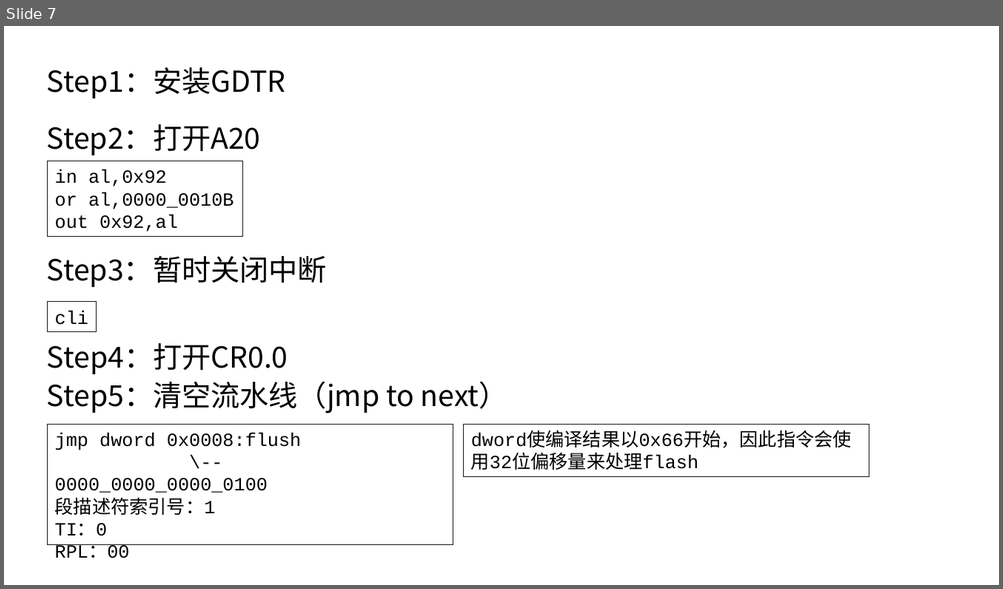
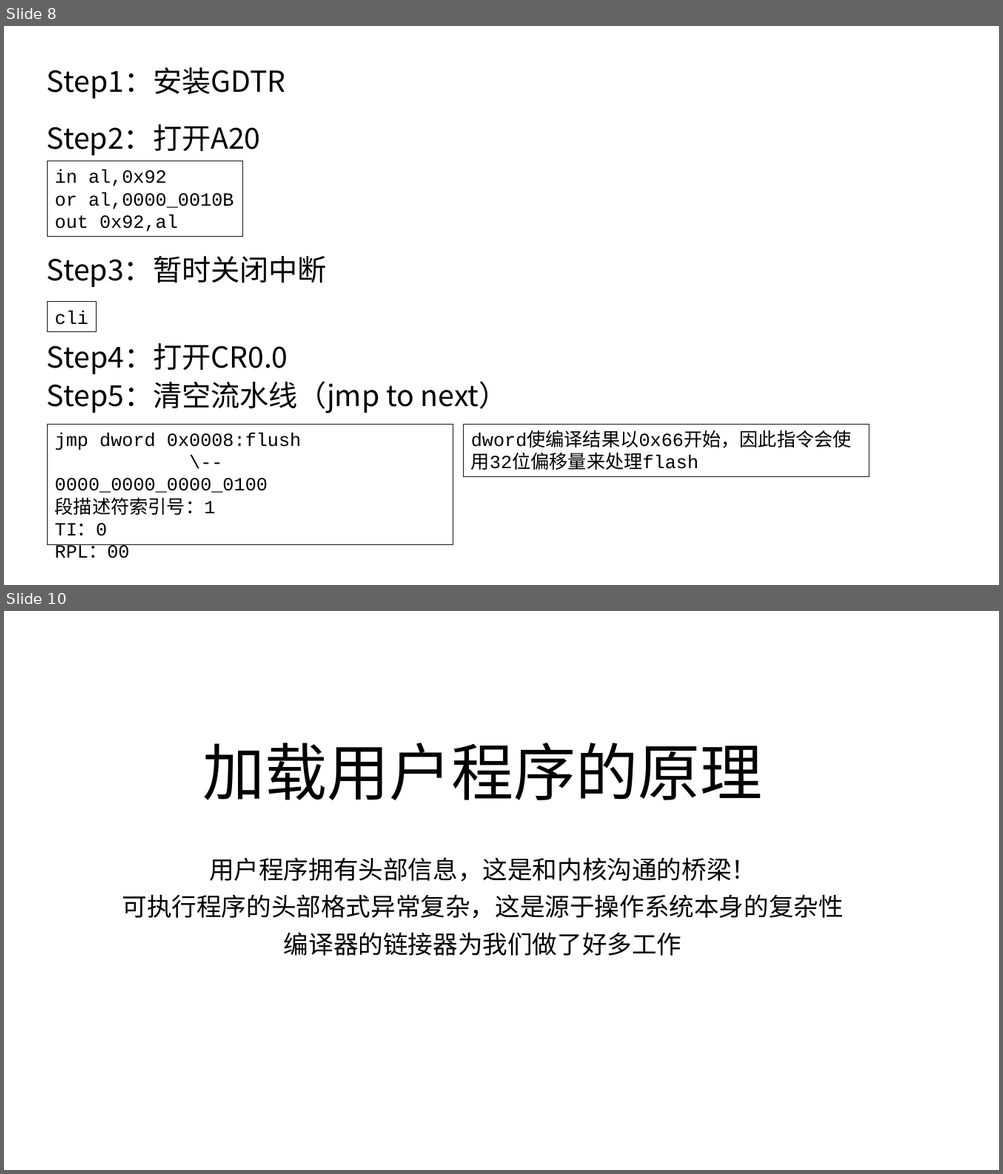
Before and after one commit to at0x7c00/mykernel, a slide deck: ppts/x86.pptx. Shown one above the other, each under a label of ours: slide 7 before the commit, slides 8 and 10 after it; the slides between them are not shown. The pictures are 1003x589 and 1003x1174 pixels, drawn with LibreOffice and Linux fonts; fonts in the diff are those of the drawing. Boxes give left, top, right and bottom in pixels: in the first picture for what was removed or moved away, otherwise in the second. Text is boxed around its words. In the diff, an @@ line names an element or a change of style, - is before the commit and + after.

```diff
--- a/ppts/x86.pptx
+++ b/ppts/x86.pptx
@@ slide 10 added at (4, 611, 999, 1170), background #FFFFFF @@
@@ text added at (203, 743, 762, 800), 60 pt, text #000000 @@
+加载用户程序的原理
@@ subtitle added at (122, 857, 843, 956), 24 pt, text #000000 @@
+用户程序拥有头部信息，这是和内核沟通的桥梁！
+可执行程序的头部格式异常复杂，这是源于操作系统本身的复杂性
+编译器的链接器为我们做了好多工作
@@ what was slide 7 is now slide 8 @@
```
Also in this commit, not shown: 16 other slides added.
